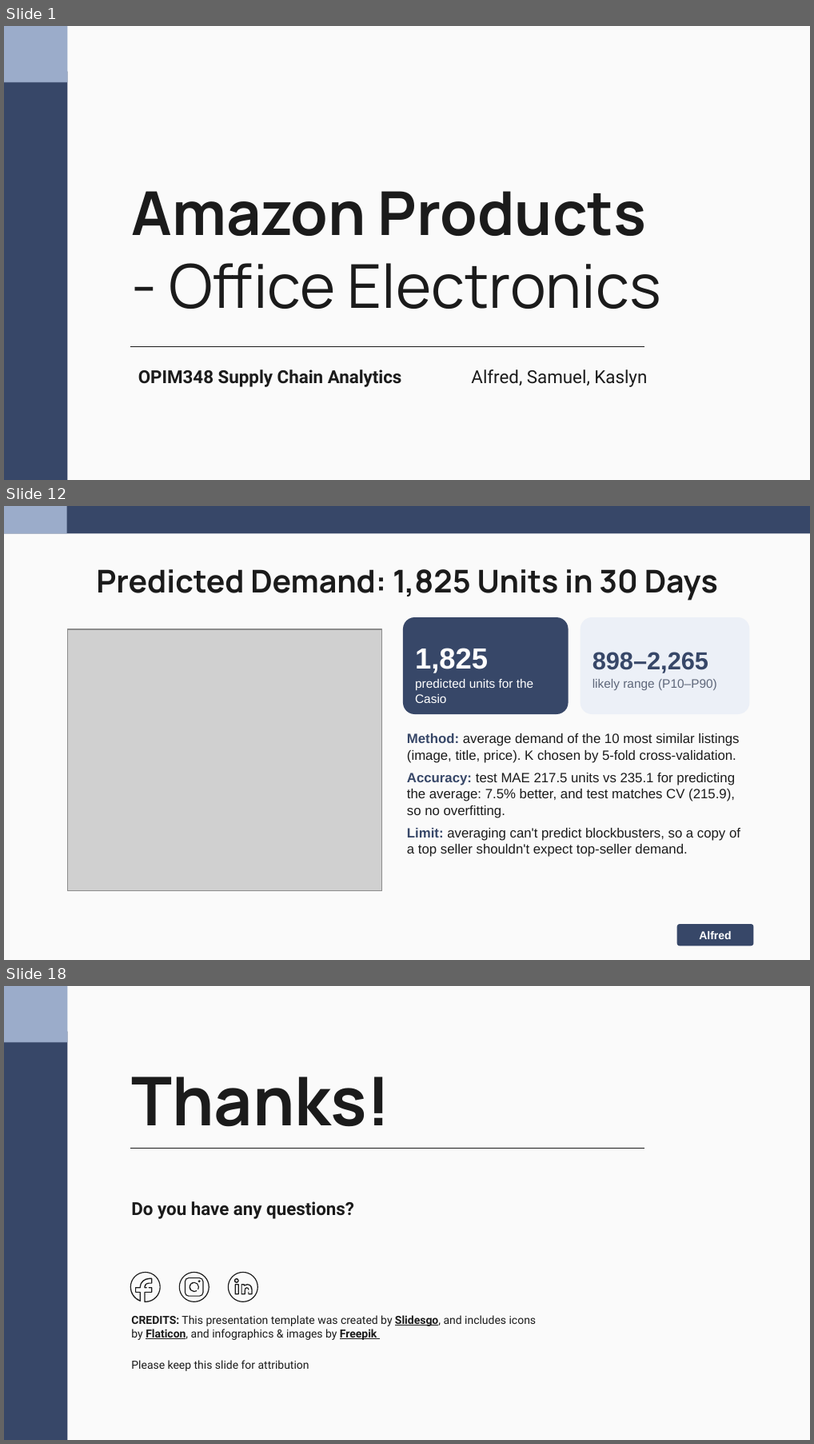
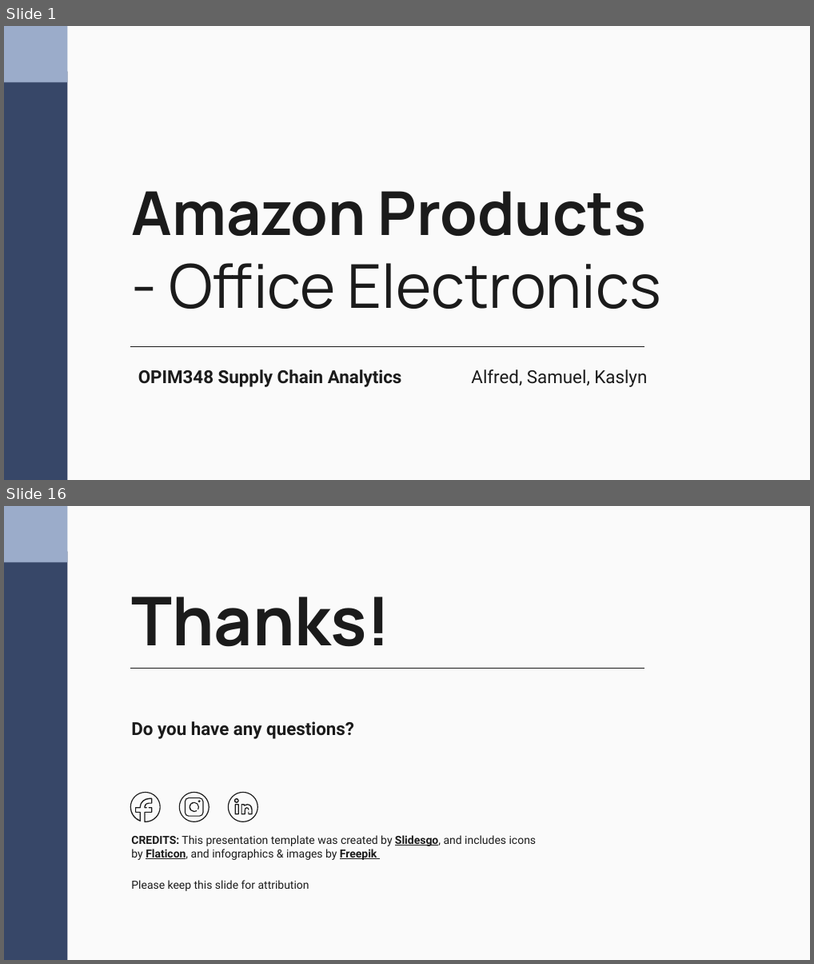
Before and after one commit to nakimagine/hello-world, a slide deck: Group_3_Amazon_Office_Electronic_Slides.pptx. Shown one above the other, each under a label of ours: slides 1, 12 and 18 before the commit, slides 1 and 16 after it; the slides between them are not shown. The pictures are 814x1444 and 814x964 pixels, drawn with LibreOffice and Linux fonts; fonts in the diff are those of the drawing; grey boxes stand for pictures. Boxes give left, top, right and bottom in pixels: in the first picture for what was removed or moved away, otherwise in the second. Text is boxed around its words. In the diff, an @@ line names an element or a change of style, - is before the commit and + after.

```diff
--- a/Group_3_Amazon_Office_Electronic_Slides.pptx
+++ b/Group_3_Amazon_Office_Electronic_Slides.pptx
@@ slide 12 removed at (x1=4, y1=506, x2=810, y2=960), background #FAFAFA @@
@@ rectangle removed at (x1=4, y1=506, x2=810, y2=533) @@
@@ rectangle removed at (x1=4, y1=506, x2=67, y2=533) @@
@@ title removed at (x1=96, y1=569, x2=718, y2=600) @@
-Predicted Demand: 1,825 Units in 30 Days
@@ rounded rectangle removed at (x1=403, y1=617, x2=569, y2=714) @@
@@ rounded rectangle removed at (x1=581, y1=617, x2=750, y2=714) @@
@@ picture removed at (x1=68, y1=629, x2=382, y2=891) @@
@@ text removed at (x1=415, y1=648, x2=488, y2=673) @@
-1,825
@@ text removed at (x1=593, y1=652, x2=709, y2=673) @@
-898–2,265
@@ text removed at (x1=415, y1=679, x2=534, y2=703) @@
-predicted units for the Casio
@@ text removed at (x1=593, y1=679, x2=718, y2=690) @@
-likely range (P10–P90)
@@ text removed at (x1=407, y1=733, x2=741, y2=856) @@
-Method: average demand of the 10 most similar listings (image, title, price). K chosen by 5-fold cross-validation.
-Accuracy: test MAE 217.5 units vs 235.1 for predicting the average: 7.5% better, and test matches CV (215.9), so no overfitting.
-Limit: averaging can't predict blockbusters, so a copy of a top seller shouldn't expect top-seller demand.
@@ rounded rectangle removed at (x1=678, y1=924, x2=754, y2=945) @@
-Alfred
@@ what was slide 18 is now slide 16 @@
```
Also in this commit, not shown: 8 slides changed, 6 slides added, 7 other slides removed, 1 other file.
